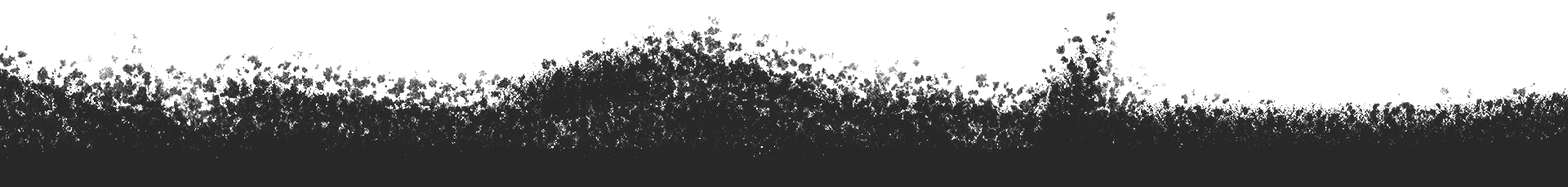
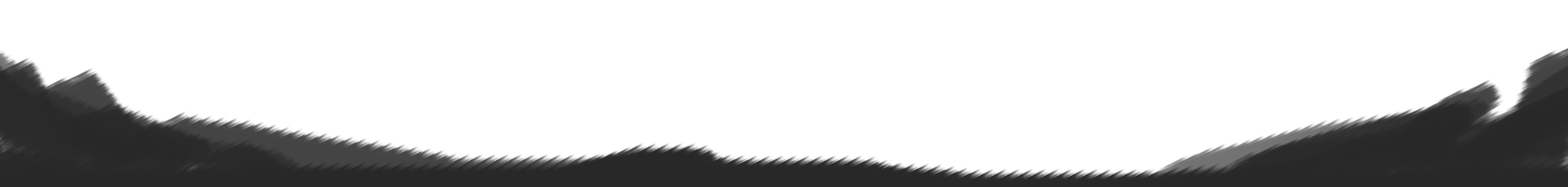
Layers edited between the first and the second 1568x187 image:
added layer "Layer 5" above "Layer 4" over [0, 46, 1568, 187]
hid "Layer 2" over [0, 11, 1568, 187]
